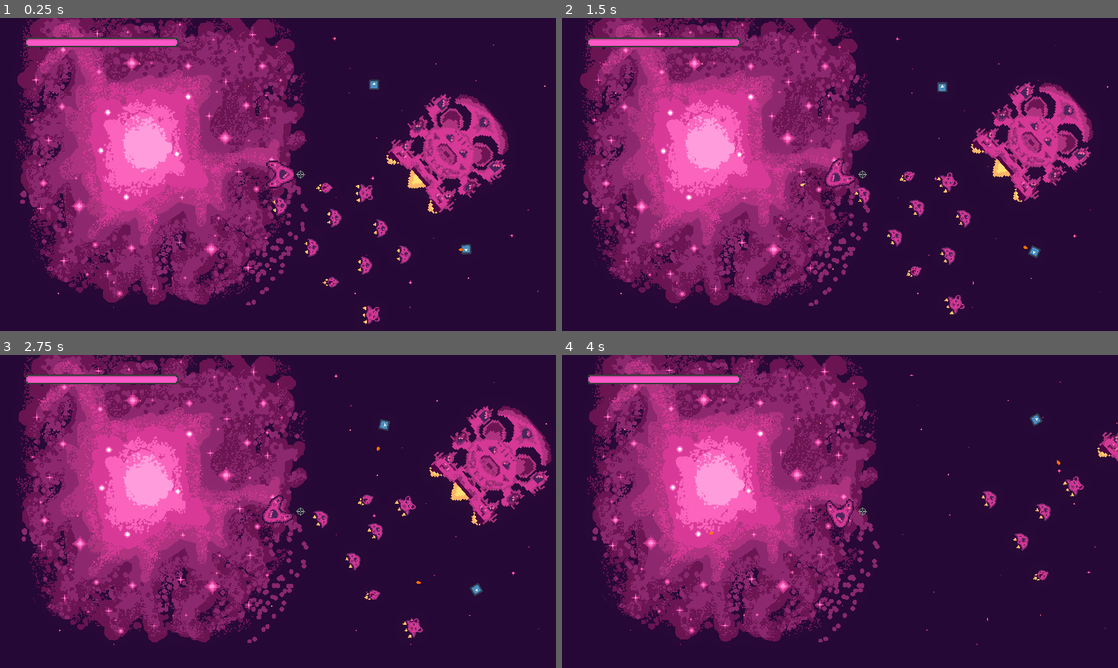
Above: before the commit, frames 1-4 (two rows, left to right).
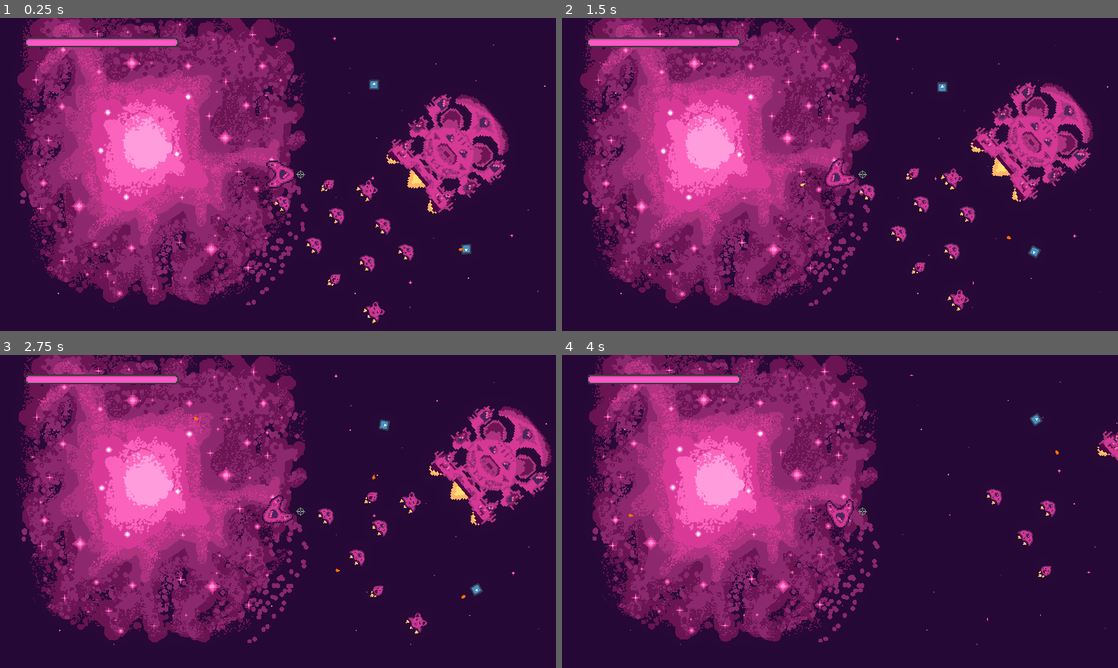
Above: after the commit, the same moments.

Repository: bear-minimum-studio/space-bear
Game: Godot game, scene res://Game.tscn
The game is run twice, just before and just after one commit, with the same random seed, the same clock (stepped at 60 frames per second) and the same inputs. The engine's default icon, where the game draws it, is replaced by a stand-in: a white triangle on a blue panel in a dark square.
Inputs:
- Up to frame 1 (0.25 s): no input
- Up to frame 2 (1.5 s): hold Right (turn_right) 0.53-1.28 s; tap Down (decelerate) at 0.6 s; hold Left (turn_left) from 1.28 s (still down); tap Space (fire) at 1.35 s
- Up to frame 3 (2.75 s): release Left (turn_left) at 2.03 s; hold Right (turn_right) from 2.03 s (still down); hold G (grappling_hook) from 2.03 s (still down)
- Up to frame 4 (4 s): release Right (turn_right) at 2.78 s; release G (grappling_hook) at 2.78 s; hold Up (accelerate) 2.78-3.53 s; tap F (turret_fire) at 2.85 s; hold Left (turn_left) from 3.53 s (still down); tap Down (decelerate) at 3.6 s

The runs differ from the first frame. In frame 1, 1.6% of the frame differs, in the area x 49-92%, y 24-98%; in frame 2, 2.2%, in the area x 52-96%, y 20-95%; in frame 3, 1.9%; in frame 4, 0.8%.

Commit message:
refactor: remove avoidance from ships navigation

Diff:
--- a/World.gd
+++ b/World.gd
@@ -17,7 +17,7 @@
 
 
 func _ready():
-	get_tree().call_group("flock", "set_target_offset", mother_ship.global_transform.origin)
+	get_tree().call_group("flock", "set_movement_target", target.global_transform.origin)
 	mother_ship.set_movement_target(target.global_transform.origin)
 	Events.enemy_shoot.connect(_on_enemy_shoot)
 
@@ -67,6 +67,3 @@
 
 	current_hook = new_hook
 	new_hook.launch(player, global_player_rotation)
-
-func _physics_process(_delta):
-	get_tree().call_group("flock", "set_movement_target", mother_ship.global_transform.origin)
--- a/npc/AbstractShip.gd
+++ b/npc/AbstractShip.gd
@@ -7,15 +7,11 @@
 @onready var ship = $Ship
 @onready var flammes = $Flammes
 @onready var nav_agent = $NavigationAgent2D
-@onready var avoidance_circle = $AvoidanceCircle
 
 var _next_path_position : Vector2
 var _current_agent_position : Vector2
 var _new_velocity : Vector2
 
-func _ready():
-	assert(avoidance_circle.shape is CircleShape2D, 'Define AvoidanceCircle for navigation')
-	nav_agent.radius = avoidance_circle.shape.radius * max(self.scale.x, self.scale.y)
 
 func _physics_process(_delta):
 	if nav_agent.is_navigation_finished():
@@ -23,13 +19,8 @@
 
 	_next_path_position = nav_agent.get_next_path_position()
 	_current_agent_position = global_transform.origin
-	_new_velocity = (_next_path_position - _current_agent_position).normalized() * speed
-	nav_agent.set_velocity(_new_velocity)
+	velocity = (_next_path_position - _current_agent_position).normalized() * speed
+	move_and_slide()
 
 func set_movement_target(movement_target : Vector2):
 	nav_agent.set_target_position(movement_target)
-
-func _on_navigation_agent_2d_velocity_computed(safe_velocity):
-	velocity = safe_velocity
-	move_and_slide()
-	self.rotation = lerp_angle(self.rotation, velocity.angle(), rotation_speed * get_physics_process_delta_time())
--- a/npc/AbstractShip.tscn
+++ b/npc/AbstractShip.tscn
@@ -3,6 +3,8 @@
 [ext_resource type="Script" path="res://npc/AbstractShip.gd" id="1_efvdm"]
 
 [node name="AbstractShip" type="CharacterBody2D"]
+collision_layer = 0
+collision_mask = 0
 script = ExtResource("1_efvdm")
 
 [node name="Ship" type="Sprite2D" parent="."]
@@ -11,13 +13,6 @@
 
 [node name="CollisionShape2D" type="CollisionShape2D" parent="."]
 
-[node name="AvoidanceCircle" type="CollisionShape2D" parent="."]
-disabled = true
-debug_color = Color(0, 0.635294, 0.431373, 0.419608)
-
 [node name="NavigationAgent2D" type="NavigationAgent2D" parent="."]
-path_max_distance = 200.0
-avoidance_enabled = true
-radius = 20.0
 
 [connection signal="velocity_computed" from="NavigationAgent2D" to="." method="_on_navigation_agent_2d_velocity_computed"]
--- a/npc/civilians/CivilianShip.gd
+++ b/npc/civilians/CivilianShip.gd
@@ -11,17 +11,10 @@
 
 
 func _ready():
-	super._ready()
 	var ship_and_flammes = sprites.pick_random()
 	ship.texture = ship_and_flammes[0]
 	flammes.texture = ship_and_flammes[1]
 
-
-func set_target_offset(initial_target_position):
-	target_offset = initial_target_position - self.global_transform.origin
-
-func set_movement_target(movement_target : Vector2):
-	nav_agent.set_target_position(movement_target - target_offset)
 
 func on_hit():
 	if health > 0:
--- a/npc/civilians/CivilianShip.tscn
+++ b/npc/civilians/CivilianShip.tscn
@@ -1,22 +1,18 @@
-[gd_scene load_steps=7 format=3 uid="uid://ce1oqpsnnine6"]
+[gd_scene load_steps=6 format=3 uid="uid://ce1oqpsnnine6"]
 
 [ext_resource type="Script" path="res://npc/civilians/CivilianShip.gd" id="1_fv8tp"]
 [ext_resource type="PackedScene" uid="uid://dowswmgssgp2f" path="res://npc/AbstractShip.tscn" id="1_rberd"]
 [ext_resource type="Texture2D" uid="uid://dnfexlynuag6t" path="res://npc/civilians/vaisseau_civil_1.png" id="2_2kdh0"]
 [ext_resource type="Texture2D" uid="uid://5u7y1ei2tu6r" path="res://npc/civilians/vaisseau_civil_1_flammes.png" id="3_0664p"]
 
-[sub_resource type="CapsuleShape2D" id="CapsuleShape2D_qci6c"]
-radius = 7.0
+[sub_resource type="CapsuleShape2D" id="CapsuleShape2D_l23cd"]
+radius = 8.0
 height = 24.0
-
-[sub_resource type="CircleShape2D" id="CircleShape2D_ncmi1"]
-radius = 12.0
 
 [node name="CivilianShip" groups=["flock"] instance=ExtResource("1_rberd")]
 collision_layer = 8
-collision_mask = 0
 script = ExtResource("1_fv8tp")
-speed = 60.0
+speed = 30.0
 
 [node name="Ship" parent="." index="0"]
 rotation = 1.5708
@@ -28,7 +24,4 @@
 
 [node name="CollisionShape2D" parent="." index="2"]
 rotation = 1.5708
-shape = SubResource("CapsuleShape2D_qci6c")
-
-[node name="AvoidanceCircle" parent="." index="3"]
-shape = SubResource("CircleShape2D_ncmi1")
+shape = SubResource("CapsuleShape2D_l23cd")
--- a/npc/mother-ship/MotherShip.tscn
+++ b/npc/mother-ship/MotherShip.tscn
@@ -8,16 +8,12 @@
 [sub_resource type="RectangleShape2D" id="RectangleShape2D_mfv0e"]
 size = Vector2(54, 50)
 
-[sub_resource type="CircleShape2D" id="CircleShape2D_h6264"]
-radius = 40.3347
-
 [sub_resource type="RectangleShape2D" id="RectangleShape2D_evvvw"]
 size = Vector2(58, 54)
 
 [node name="MotherShip" instance=ExtResource("1_yo7vv")]
 scale = Vector2(3, 3)
 collision_layer = 8
-collision_mask = 0
 script = ExtResource("1_vdseo")
 speed = 30.0
 
@@ -32,9 +28,6 @@
 [node name="CollisionShape2D" parent="." index="2"]
 shape = SubResource("RectangleShape2D_mfv0e")
 
-[node name="AvoidanceCircle" parent="." index="3"]
-shape = SubResource("CircleShape2D_h6264")
-
 [node name="HitBox" type="Area2D" parent="." index="4"]
 collision_layer = 16
 collision_mask = 2
Not shown: 1 places in npc/mother-ship/MotherShip.tscn that only renumber resources
